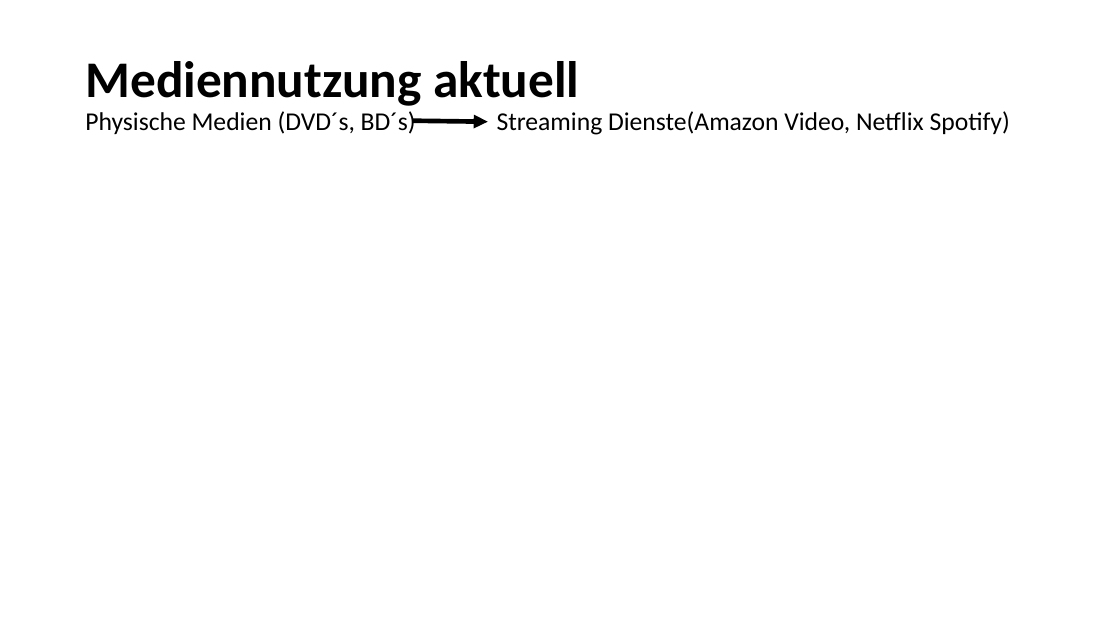
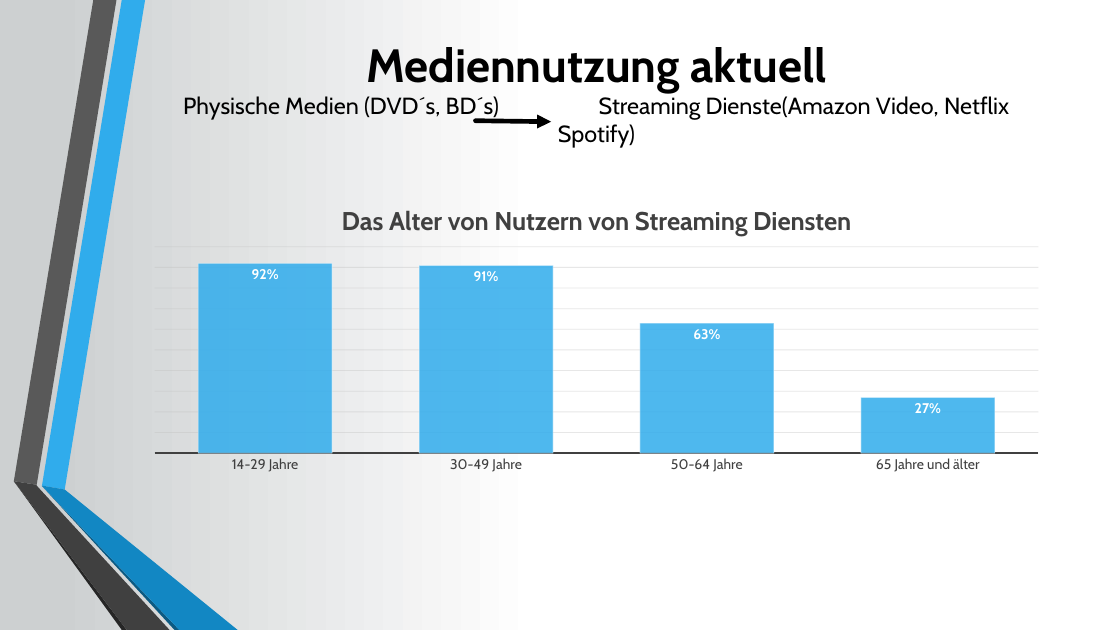
Before and after one commit to Seany1992/MuW, a slide deck: slide 9 of Medienwandel im 21.pptx. Drawn at 1120x630 pixels with LibreOffice and Linux fonts; fonts in the diff are those of the drawing. Boxes give left, top, right and bottom in pixels: in the first picture for what was removed or moved away, otherwise in the second. Text is boxed around its words. In the diff, an @@ line names an element or a change of style, - is before the commit and + after.

```diff
--- a/Medienwandel im 21.pptx
+++ b/Medienwandel im 21.pptx
@@ background #FFFFFF to gradient #CDD0D1 to #FFFFFF @@
@@ title "Mediennutzung aktuell Physische Medien (DVD´s, ...": place and size @@
-title "Mediennutzung aktuell Physische Medien (DVD´s, ..." at <box>85,61,1010,135</box>
+title "Mediennutzung aktuell Physische Medien (DVD´s, ..." at <box>183,47,1009,148</box>
@@ title "Mediennutzung aktuell Physische Medien (DVD´s, ..." at <box>183,47,1009,148</box>: size 44 to 40 pt in "Mediennutzung aktuell"; size 22 to 20 pt in "Physische Medien (DVD´s, BD´s) Streaming Dienste(Amazon Vide ..."; font Calibri to Cabin; alignment left to centre; line spacing 0.9 to 1 @@
@@ arrow moved from (413, 121) - (488, 122) to (476, 121) - (551, 122) @@
@@ column chart added at <box>136,192,1057,479</box> @@
+title "Das Alter von Nutzern von Streaming Diensten "
+categories: 14-29 Jahre, 30-49 Jahre, 50-64 Jahre, 65 Jahre und älter
+Series 1: 0.92, 0.91, 0.63, 0.27
@@ group added at <box>13,0,238,630</box>: 6 freeform shapes @@
```
Also in this commit, not shown: 10 other slides changed, 2 other files.
